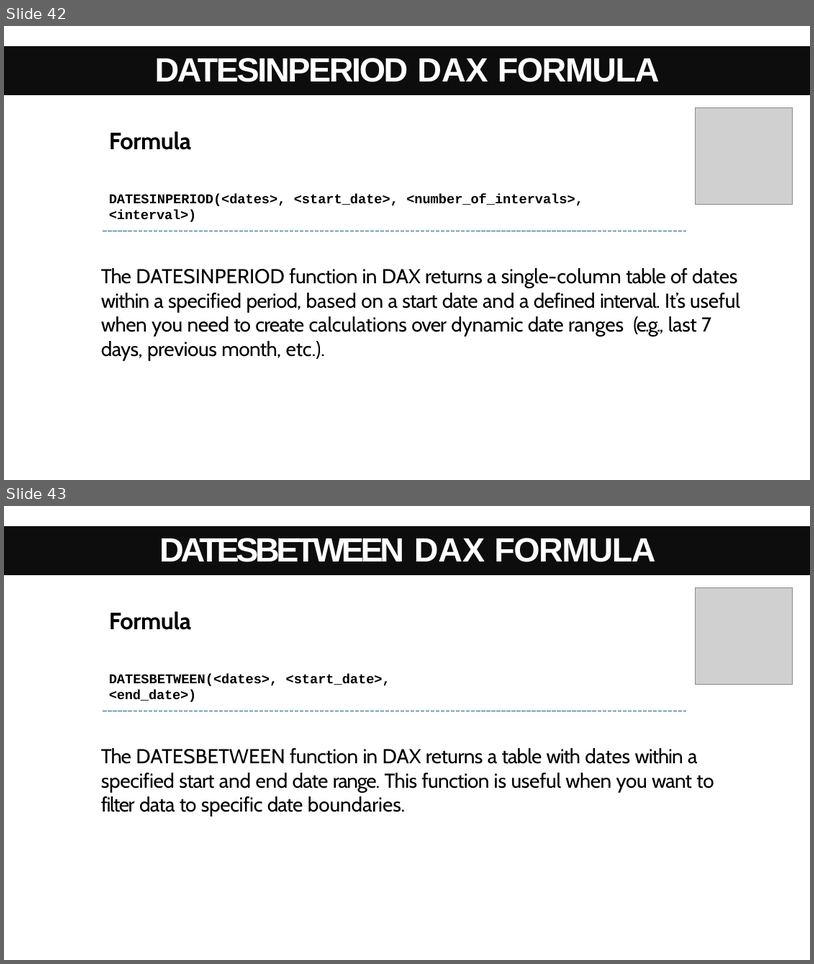
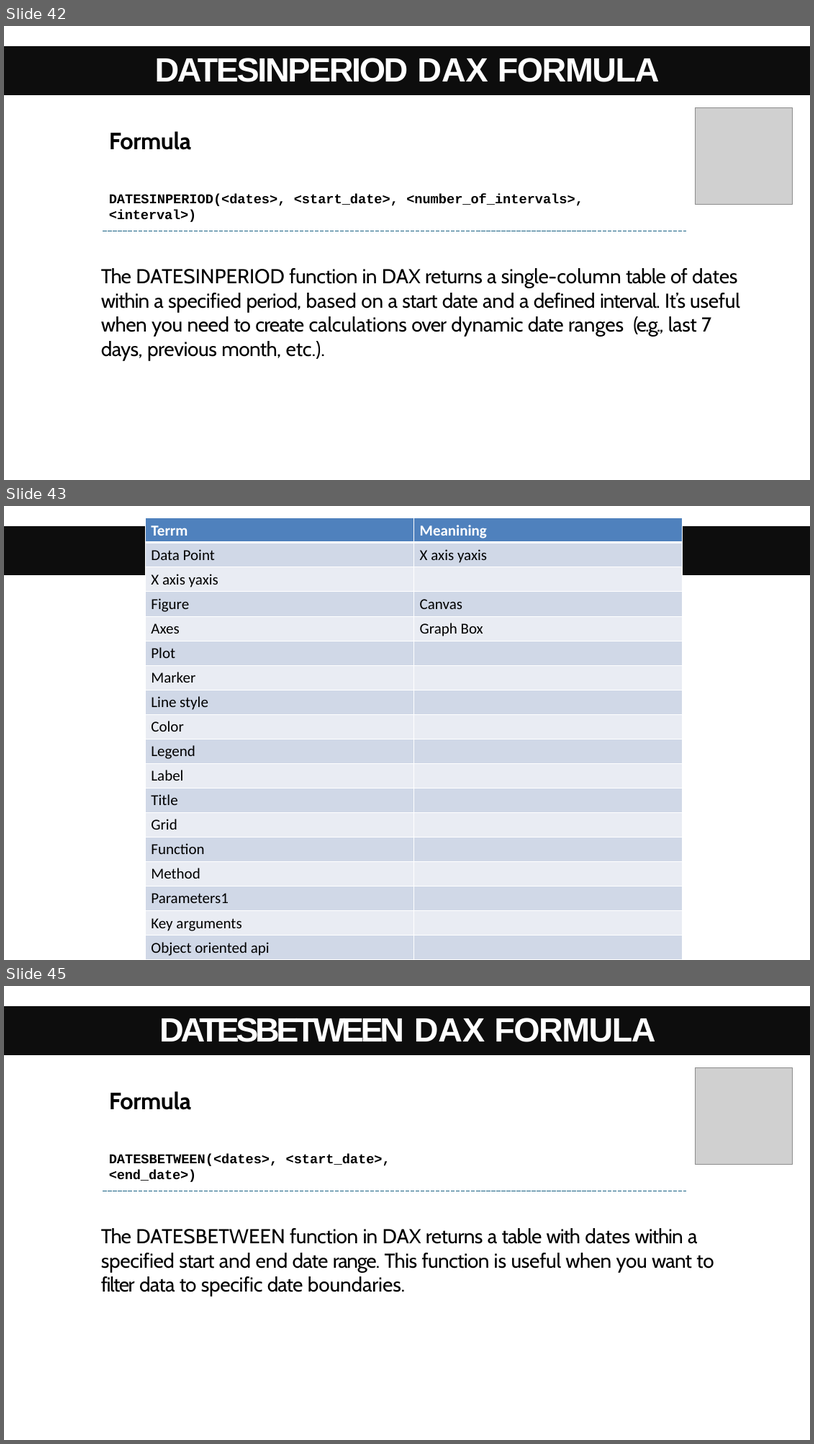
Before and after one commit to nageswaranandimalla/oracle-ds1, a slide deck: Day13/DAX/DAX Formulas Notes by Satish Dhawale (2).pptx. Shown one above the other, each under a label of ours: slides 42 and 43 before the commit, slides 42, 43 and 45 after it; the slides between them are not shown. The pictures are 814x964 and 814x1444 pixels, drawn with LibreOffice and Linux fonts; fonts in the diff are those of the drawing; grey boxes stand for pictures. Boxes give left, top, right and bottom in pixels: in the first picture for what was removed or moved away, otherwise in the second. Text is boxed around its words. In the diff, an @@ line names an element or a change of style, - is before the commit and + after.

```diff
--- a/Day13/DAX/DAX Formulas Notes by Satish Dhawale (2).pptx
+++ b/Day13/DAX/DAX Formulas Notes by Satish Dhawale (2).pptx
@@ slide 43 added at <box>4,506,810,960</box>, background #FFFFFF; not listed: 1 template element that a slide beside it also shows @@
@@ table added at <box>145,518,682,960</box>, 24 rows, 2 columns @@
+Terrm | Meanining
+Data Point | X axis yaxis
+X axis yaxis | 
+Figure | Canvas
+Axes | Graph Box
+Plot | 
+Marker | 
+Line style | 
+Color | 
+Legend | 
+Label | 
+Title | 
+Grid | 
+Function | 
+Method | 
+Parameters1 | 
+Key arguments | 
+Object oriented api | 
+DPI dot per inch | 
+Backend | 
+ | 
+ | 
+ | 
+ | 
@@ what was slide 43 is now slide 45 @@
```
Also in this commit, not shown: 1 slide changed, 1 other slide added, 8 other files.
